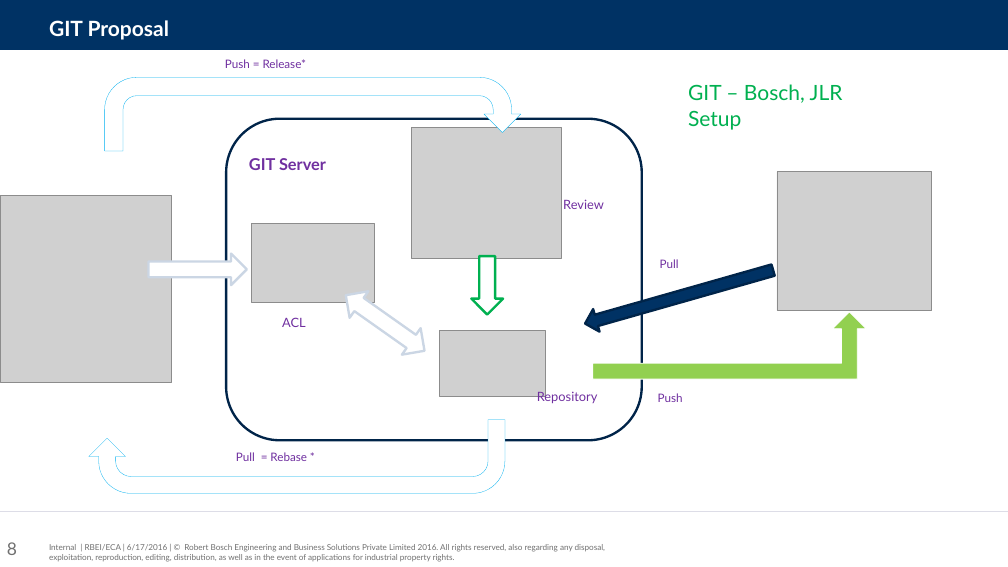
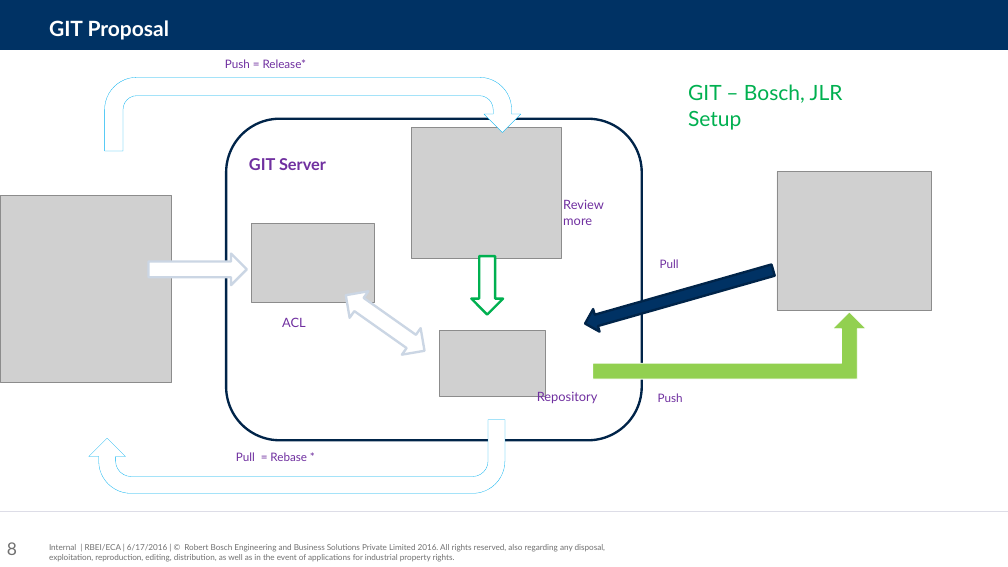
Before and after one commit to yeskay16/Learning_Material, a slide deck: slide 8 of Bosch_Learning_Material/GIT_PPT/GIT_Proposal.pptx. Drawn at 1008x567 pixels with LibreOffice and Linux fonts; fonts in the diff are those of the drawing; grey boxes stand for pictures; background and template pictures are left out. Boxes give left, top, right and bottom in pixels: in the first picture for what was removed or moved away, otherwise in the second. Text is boxed around its words. In the diff, an @@ line names an element or a change of style, - is before the commit and + after.

```diff
--- a/Bosch_Learning_Material/GIT_PPT/GIT_Proposal.pptx
+++ b/Bosch_Learning_Material/GIT_PPT/GIT_Proposal.pptx
@@ text at box(563, 199, 604, 225): text changed @@
-Review
+Review more
```
Also in this commit, not shown: 1 other file.
